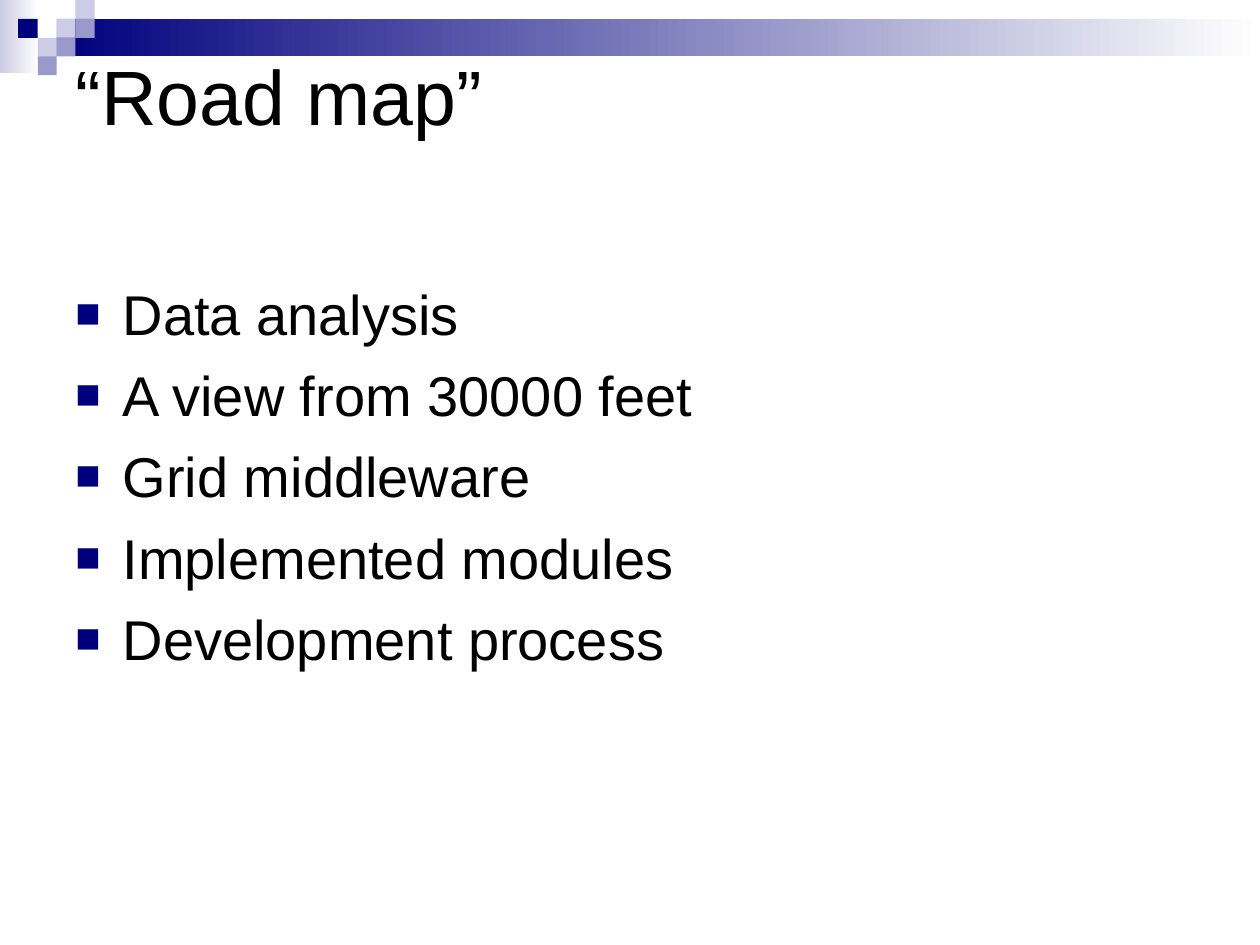
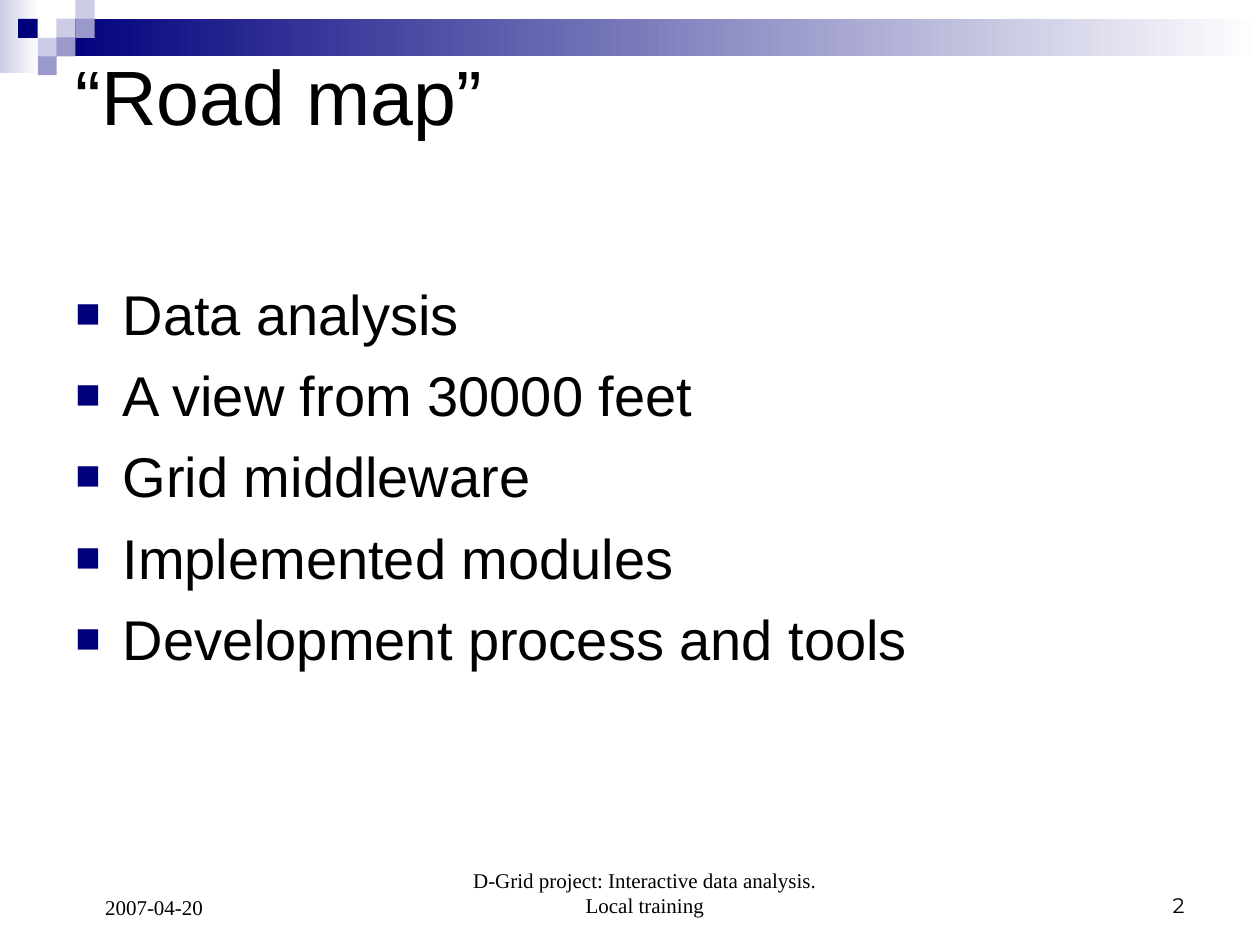
Before and after one commit to AnarManafov/PoDDocumentation, a slide deck: slide 2 of local training - D-Grid 2007-04-20.ppt. Drawn at 1260x945 pixels with LibreOffice and Linux fonts; fonts in the diff are those of the drawing. Boxes give left, top, right and bottom in pixels: in the first picture for what was removed or moved away, otherwise in the second. Text is boxed around its words. In the diff, an @@ line names an element or a change of style, - is before the commit and + after.

Commit message:
changed: v0.4

```diff
--- a/local training - D-Grid 2007-04-20.ppt
+++ b/local training - D-Grid 2007-04-20.ppt
@@ text at (123,619,907,671): text changed @@
-■ Development process
+■ Development process and tools
@@ text added at (473,873,816,918), 12 pt, text #000000 @@
+D-Grid project: Interactive data analysis. Local training
@@ page number added at (1173,898,1185,913), 12 pt, text #000000 @@
+2
@@ text added at (105,901,203,916), 12 pt, text #000000 @@
+2007-04-20
```
Also in this commit, not shown: 9 other slides changed, 5 slides added, 4 slides removed.
